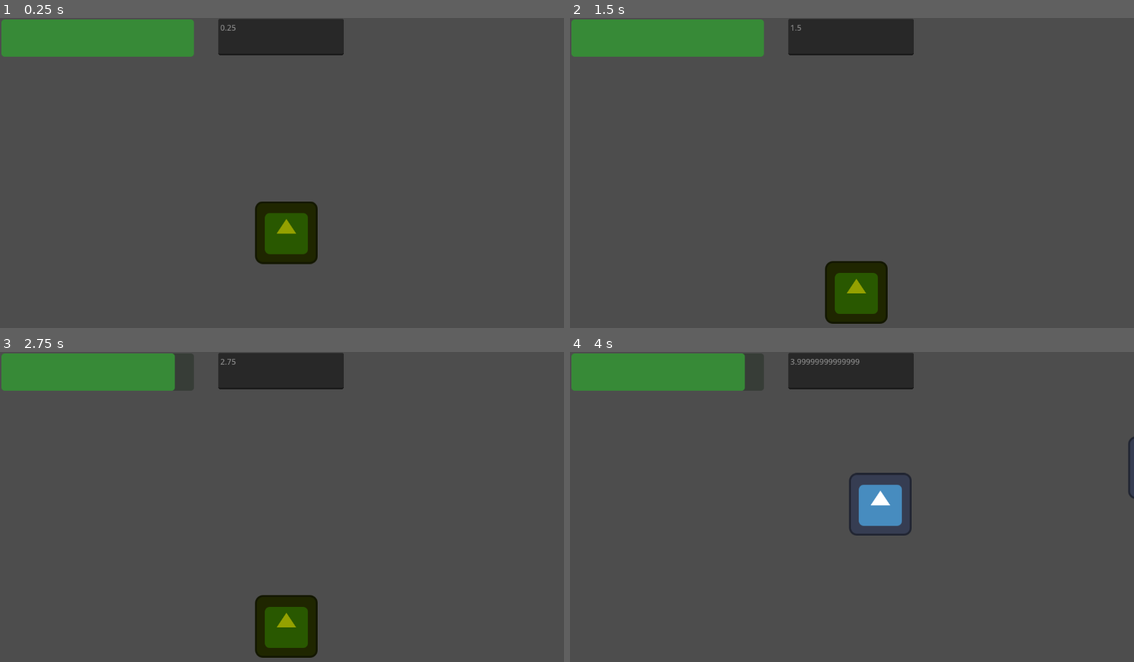
Above: before the commit, frames 1-4 (two rows, left to right).
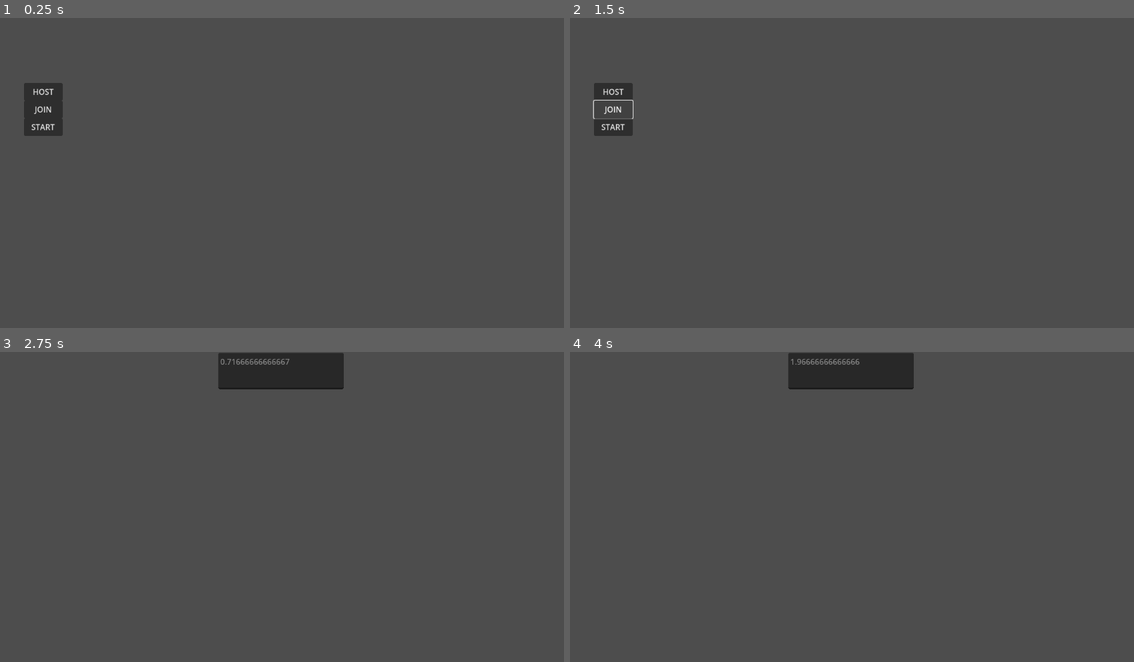
Above: after the commit, the same moments.

Repository: Parallax-PESU/2D_FresherGame
Game: Godot game, scene res://Scenes/Multiplayer2.tscn
Two runs of this game, one before a commit and one after it. Both use one fixed random seed, a clock stepped at 60 frames per second and the inputs below. Before the commit the project starts from res://character_body_3d.tscn. The engine's default icon, where the game draws it, is replaced by a stand-in: a white triangle on a blue panel in a dark square.
Inputs (mouse positions are in pixels of both pictures, inside the frame that each line leads up to):
- Up to frame 1 (0.25 s): no input
- Up to frame 2 (1.5 s): click (615, 92) at 0.5 s, where only the run after the commit has a clickable "HOST"; click (615, 111) at 1.25 s, where only the run after the commit has a clickable "JOIN"
- Up to frame 3 (2.75 s): click (45, 460) at 2 s, where only the run after the commit has a clickable "START"
- Up to frame 4 (4 s): tap Enter at 2.75 s; move the mouse to (976, 494) at 2.77 s; hold W (Up) 2.78-3.53 s; hold D (Right) from 2.78 s (still down); right-click (976, 494) at 2.85 s; move the mouse to (739, 525) at 3.52 s; tap W (Up) at 3.6, 3.77 s; right-click (739, 525) at 3.8 s

The runs differ from the first frame. In frame 1, 10% of the frame differs, in the area x 0-61%, y 0-80%; in frame 2, 9.7%; in frame 3, 6.0%; in frame 4, 5.2%.
Error after the commit: Attempt to call function 'compress' in base 'null instance' on a null instance. (res://Scripts/Multi2.gd:61)

Commit message:
Multiplayer aspect,block timer

Diff:
--- a/Prefabs/player_node.tscn
+++ b/Prefabs/player_node.tscn
@@ -1,26 +1,24 @@
-[gd_scene load_steps=7 format=3 uid="uid://dqqxgd6dck63n"]
+[gd_scene load_steps=6 format=3 uid="uid://dqqxgd6dck63n"]
 
-[ext_resource type="Script" path="res://Scripts/Movement.gd" id="1_3n8cx"]
-[ext_resource type="Script" path="res://Scripts/Block_Place.gd" id="1_36wro"]
+[ext_resource type="Script" path="res://Scripts/Movement_and_Block_Placement.gd" id="1_0c5ka"]
 [ext_resource type="Texture2D" uid="uid://dkkwidsec7rsp" path="res://icon.svg" id="2_j8xpp"]
 [ext_resource type="Script" path="res://Scripts/Damage_Control.gd" id="3_hrpiw"]
 
 [sub_resource type="RectangleShape2D" id="RectangleShape2D_6cfn5"]
 size = Vector2(128.5, 128)
 
-[sub_resource type="SceneReplicationConfig" id="SceneReplicationConfig_q1p0v"]
-properties/0/path = NodePath(".:position")
+[sub_resource type="SceneReplicationConfig" id="SceneReplicationConfig_dntbh"]
+properties/0/path = NodePath("CharacterBody2D:position")
 properties/0/spawn = true
 properties/0/sync = true
 properties/0/watch = false
 
 [node name="Player node" type="Node2D"]
 position = Vector2(584, 374)
-script = ExtResource("1_36wro")
 
 [node name="CharacterBody2D" type="CharacterBody2D" parent="."]
 position = Vector2(0, 1)
-script = ExtResource("1_3n8cx")
+script = ExtResource("1_0c5ka")
 
 [node name="Sprite2D" type="Sprite2D" parent="CharacterBody2D"]
 modulate = Color(0.580392, 0.631373, 0, 1)
@@ -35,10 +33,10 @@
 
 [node name="HealthBar" type="ProgressBar" parent="."]
 modulate = Color(0.211765, 0.992157, 0.211765, 1)
-offset_left = -581.0
-offset_top = -369.0
-offset_right = -188.0
-offset_bottom = -293.0
+offset_left = -84.0
+offset_top = -405.0
+offset_right = 309.0
+offset_bottom = -329.0
 show_percentage = false
 script = ExtResource("3_hrpiw")
 metadata/_edit_use_anchors_ = true
@@ -49,6 +47,6 @@
 one_shot = true
 
 [node name="MultiplayerSynchronizer" type="MultiplayerSynchronizer" parent="."]
-replication_config = SubResource("SceneReplicationConfig_q1p0v")
+replication_config = SubResource("SceneReplicationConfig_dntbh")
 
 [connection signal="timeout" from="HealthBar/Timer" to="HealthBar" method="_on_timer_timeout"]
--- a/character_body_3d.tscn
+++ b/Scenes/MainScene.tscn
@@ -1,15 +1,16 @@
 [gd_scene load_steps=5 format=3 uid="uid://ihycbmifex44"]
 
-[ext_resource type="Script" path="res://Scripts/Scene_manager.gd" id="1_xjk0v"]
-[ext_resource type="Script" path="res://Scripts/Timer.gd" id="2_m38uj"]
-[ext_resource type="PackedScene" uid="uid://dqqxgd6dck63n" path="res://Prefabs/player_node.tscn" id="3_otbsk"]
+[ext_resource type="Script" path="res://Scripts/Scene_manager.gd" id="1_wv61y"]
+[ext_resource type="PackedScene" uid="uid://dqqxgd6dck63n" path="res://Prefabs/player_node.tscn" id="2_web0q"]
+[ext_resource type="Script" path="res://Scripts/Timer.gd" id="3_ykqhq"]
 
 [sub_resource type="RectangleShape2D" id="RectangleShape2D_5djpj"]
 size = Vector2(1161, 52)
 
 [node name="Scene" type="Node2D"]
 position = Vector2(583, 372)
-script = ExtResource("1_xjk0v")
+script = ExtResource("1_wv61y")
+PlayerScene = ExtResource("2_web0q")
 
 [node name="Timer Box" type="TextEdit" parent="."]
 offset_left = -137.0
@@ -27,11 +28,8 @@
 
 [node name="Spawn Locations" type="Node2D" parent="."]
 
-[node name="0" type="Node2D" parent="Spawn Locations"]
-position = Vector2(-543, 230)
+[node name="0" type="Node2D" parent="Spawn Locations" groups=["PlayerSpawnPoint"]]
+position = Vector2(-507, 32)
 
-[node name="1" type="Node2D" parent="Spawn Locations"]
-position = Vector2(518, 230)
-
-[node name="Player node" parent="." instance=ExtResource("3_otbsk")]
-position = Vector2(1, 0)
+[node name="1" type="Node2D" parent="Spawn Locations" groups=["PlayerSpawnPoint"]]
+position = Vector2(475, 32)
--- a/Scripts/Block_place.gd
+++ b/Scripts/Block_place.gd
@@ -1,4 +1,8 @@
 extends Node2D
+
+
+#This code is not being used anymore
+
 
 @onready var img=preload("res://icon.svg")
 @onready var player=$CharacterBody2D
--- /dev/null
+++ b/Scripts/GameManager.gd
@@ -0,0 +1,3 @@
+extends Node
+
+var Players = {}
--- a/Scripts/Movement.gd
+++ /dev/null
@@ -1,29 +0,0 @@
-extends CharacterBody2D
-
-
-@export var SPEED = 600.0
-@export var JUMP_VELOCITY = -700.0
-
-
-# Get the gravity from the project settings to be synced with RigidBody nodes.
-var gravity = ProjectSettings.get_setting("physics/2d/default_gravity")
-
-
-func _physics_process(delta):
-	# Add the gravity.
-	if not is_on_floor():
-		velocity.y += gravity * delta
-
-	# Handle Jump.
-	if Input.is_action_just_pressed("Up") and is_on_floor():
-
-		velocity.y = JUMP_VELOCITY
-
-	# Get the input direction and handle the movement/deceleration.
-	# As good practice, you should replace UI actions with custom gameplay actions.
-	var direction = Input.get_axis("Left", "Right")
-	if direction:
-		velocity.x = direction * SPEED
-	else:
-		velocity.x = move_toward(velocity.x, 0, SPEED)
-	move_and_slide()
--- /dev/null
+++ b/Scripts/Movement_and_Block_Placement.gd
@@ -0,0 +1,90 @@
+extends CharacterBody2D
+
+
+@export var SPEED = 600.0
+@export var JUMP_VELOCITY = -700.0
+@onready var img=preload("res://icon.svg")
+var head_dir=0 # (0,down),(1,right),(2,up),(3,left)
+
+
+func _ready():
+	$"../MultiplayerSynchronizer".set_multiplayer_authority(str($"..".name).to_int())
+
+# Get the gravity from the project settings to be synced with RigidBody nodes.
+var gravity = ProjectSettings.get_setting("physics/2d/default_gravity")
+
+func _physics_process(delta):
+
+	if $"../MultiplayerSynchronizer".get_multiplayer_authority() == multiplayer.get_unique_id():
+		# Add the gravity.
+		if not is_on_floor():
+			velocity.y += gravity * delta
+
+		# Handle Jump.
+		if Input.is_action_just_pressed("Up") and is_on_floor():
+			velocity.y = JUMP_VELOCITY
+
+		if Input.is_action_pressed("Down"):
+			head_dir=0
+		elif Input.is_action_pressed("Up"):
+			head_dir=2
+		elif Input.is_action_pressed("Right"):
+			head_dir=1
+		elif Input.is_action_pressed("Left"):
+			head_dir=3
+
+		if Input.is_action_just_pressed("Left_mouse"):
+			on_click_left_mouse.rpc(delta)
+		# Get the input direction and handle the movement/deceleration.
+		# As good practice, you should replace UI actions with custom gameplay actions.
+		var direction = Input.get_axis("Left", "Right")
+		if direction:
+			velocity.x = direction * SPEED
+		else:
+			velocity.x = move_toward(velocity.x, 0, SPEED)
+		move_and_slide()
+
+@rpc("any_peer",'call_local')
+func on_click_left_mouse(delta):
+	#creating new nodes
+
+	var CB=CharacterBody2D.new()
+	var S2d=Sprite2D.new()
+	var COb= CollisionShape2D.new()
+
+	S2d.set_texture(img)#setting sprite texture to img
+
+	var colling_rect=RectangleShape2D.new()#creating new rectangle object for collison shape
+	colling_rect.set_size(Vector2(128.5,128))# setting size
+	COb.set_shape(colling_rect)#setting collider shape
+
+	#adding child node to char body
+	CB.add_child(S2d)
+	CB.add_child(COb)
+	$"..".add_child(CB)# adding char body to main 2d node
+
+	var time=Timer.new()
+	CB.add_child(time)
+	time.one_shot=true
+	time.autostart=false
+	time.wait_time=2
+	time.timeout.connect(_time)
+	time.start()
+
+	#$"../MultiplayerSynchronizer".set_replication_config.add_property(CB.position)
+
+	setpos(CB)
+
+func _time():
+	$"..".remove_child($"..".get_child(3))
+	pass
+
+func setpos(CB):
+	if head_dir==0: #down
+		CB.set_position(Vector2(self.position.x,self.position.y+161))
+	elif head_dir==2:#up
+		CB.set_position(Vector2(self.position.x,self.position.y-96))
+	elif head_dir==1:#right
+		CB.set_position(Vector2(self.position.x+130,self.position.y+33))
+	elif head_dir==3:#left
+		CB.set_position(Vector2(self.position.x-130,self.position.y+33))
--- a/Scripts/Multi2.gd
+++ b/Scripts/Multi2.gd
@@ -1,17 +1,20 @@
 extends Control
 
 var peer
-
+@export var add="127.0.0.1"
+@export var port = 8910
 
 func _ready():
 	multiplayer.peer_connected.connect(PlayerConnected)
 	multiplayer.peer_disconnected.connect(PlayerDisconnected)
 	multiplayer.connected_to_server.connect(Connected_to_sever)
 	multiplayer.connection_failed.connect(Connection_fail)
+
 func _process(delta):
 	pass
 
 func PlayerConnected(id):
+	SendInfo.rpc_id(1,"Player2",multiplayer.get_unique_id())
 	print("player connected "+str(id))
 
 func PlayerDisconnected(id):
@@ -23,25 +26,38 @@
 func Connection_fail(id):
 	print("couldnt connect")
 
+@rpc("any_peer")
+func SendInfo(name,id):
+	if !GameManager.Players.has(id):
+		GameManager.Players[id]={
+			"name":name,
+			"id" :id,
+			"score":0
+		}
+	if multiplayer.is_server():
+		for i in GameManager.Players:
+			SendInfo.rpc(GameManager.Players[i].name,i)
+
 @rpc("any_peer","call_local")
 func StartGame():
-	var scene =load("res://character_body_3d.tscn").instantiate()
+	var scene =load("res://Scenes/MainScene.tscn").instantiate()
 	get_tree().root.add_child(scene)
 	self.hide()
 
 func _on_host_button_down():
 	peer= ENetMultiplayerPeer.new()
-	var error = peer.create_server(135,2)
+	var error = peer.create_server(port,2)
 	if error!= OK:
 		print("faield to host: " +str(error))
 		return
 	peer.get_host().compress(ENetConnection.COMPRESS_NONE)
 	multiplayer.set_multiplayer_peer(peer)
 	print("waiting for players: ")
+	SendInfo("Player1",multiplayer.get_unique_id())
 
 func _on_join_button_down():
 	peer=ENetMultiplayerPeer.new()
-	peer.create_client("localhost",135)
+	peer.create_client(add,port)
 	peer.get_host().compress(ENetConnection.COMPRESS_NONE)
 	multiplayer.set_multiplayer_peer(peer)
 
--- a/Scripts/Multiplayer_test.gd
+++ /dev/null
@@ -1,22 +0,0 @@
-extends Node2D
-
-var peer = ENetMultiplayerPeer.new()
-@export var player_scene :PackedScene
-
-
-func _on_host_pressed():
-	peer.create_server(135)
-	multiplayer.multiplayer_peer=peer
-	multiplayer.peer_connected.connect(_add_player)
-	_add_player()
-
-func _add_player(id=1):
-	var player=player_scene.instantiate()
-	player.name=str(id)
-	call_deferred("add_child",player)
-
-
-
-func _on_join_pressed():
-	peer.create_client("localhost",135)
-	multiplayer.multiplayer_peer=peer
--- a/Scripts/Scene_manager.gd
+++ b/Scripts/Scene_manager.gd
@@ -1,9 +1,16 @@
 extends Node2D
 
-@export var player_scene:PackedScene
+@export var PlayerScene:PackedScene
 
 func _ready():
+	var index=0
+
+	for i in GameManager.Players:
+		var currentPlayer= PlayerScene.instantiate()
+		currentPlayer.name= str(GameManager.Players[i].id)
+		add_child(currentPlayer)
+		for spawn in get_tree().get_nodes_in_group("PlayerSpawnPoint"):
+			if spawn.name == str(index):
+				currentPlayer.global_position = spawn.global_position
+		index+=1
 	pass
-
-func _process(delta):
-	pass
--- a/multiplayer_test.tscn
+++ /dev/null
@@ -1,29 +0,0 @@
-[gd_scene load_steps=3 format=3 uid="uid://cbd63xhm2he83"]
-
-[ext_resource type="Script" path="res://Scripts/Multiplayer_test.gd" id="1_0ef5j"]
-[ext_resource type="PackedScene" uid="uid://ihycbmifex44" path="res://character_body_3d.tscn" id="2_rfs27"]
-
-[node name="Multiplayer_test" type="Node2D"]
-script = ExtResource("1_0ef5j")
-player_scene = ExtResource("2_rfs27")
-
-[node name="Host" type="Button" parent="."]
-offset_left = 60.0
-offset_top = 211.0
-offset_right = 162.0
-offset_bottom = 276.0
-text = "HOST"
-
-[node name="Join" type="Button" parent="."]
-offset_left = 175.0
-offset_top = 210.0
-offset_right = 276.0
-offset_bottom = 277.0
-text = "JOIN"
-
-[node name="MultiplayerSpawner" type="MultiplayerSpawner" parent="."]
-_spawnable_scenes = PackedStringArray("res://Prefabs/player_node.tscn")
-spawn_path = NodePath("..")
-
-[connection signal="pressed" from="Host" to="." method="_on_host_pressed"]
-[connection signal="pressed" from="Join" to="." method="_on_join_pressed"]
--- a/project.godot
+++ b/project.godot
@@ -11,9 +11,13 @@
 [application]
 
 config/name="Proj 1"
-run/main_scene="res://character_body_3d.tscn"
+run/main_scene="res://Scenes/Multiplayer2.tscn"
 config/features=PackedStringArray("4.1", "Forward Plus")
 config/icon="res://icon.svg"
+
+[autoload]
+
+GameManager="*res://Scripts/GameManager.gd"
 
 [input]
 
Not shown: 1 places in Scenes/MainScene.tscn that only renumber resources
Not shown: 2 places in Scenes/Multiplayer2.tscn that only renumber resources
